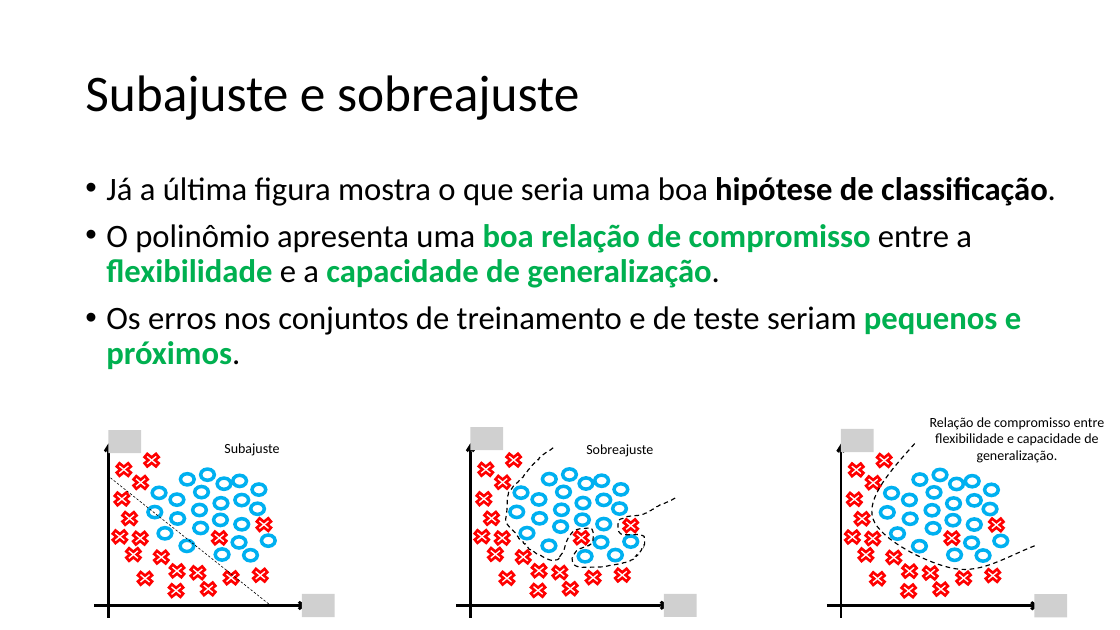
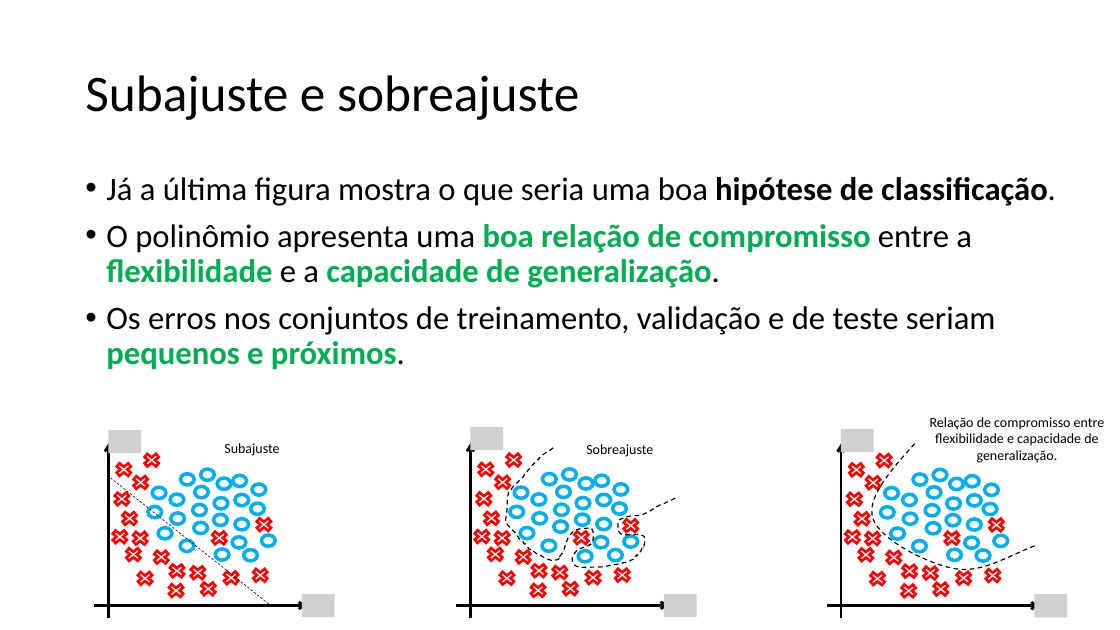
Before and after one commit to zz4fap/c24_inteligencia_artificial, a slide deck: slide 45 of slides/C24_Classificação.pptx. Drawn at 1120x630 pixels with LibreOffice and Linux fonts; fonts in the diff are those of the drawing; grey boxes stand for pictures. Boxes give left, top, right and bottom in pixels: in the first picture for what was removed or moved away, otherwise in the second. Text is boxed around its words. In the diff, an @@ line names an element or a change of style, - is before the commit and + after.

```diff
--- a/slides/C24_Classificação.pptx
+++ b/slides/C24_Classificação.pptx
@@ text at (106,306,996,369): text changed @@
-• Os erros nos conjuntos de treinamento e de teste seriam pequenos e próximos.
+• Os erros nos conjuntos de treinamento, validação e de teste seriam pequenos e próximos.
```
Also in this commit, not shown: 3 other slides changed, 1 slide removed, 2 other files.
